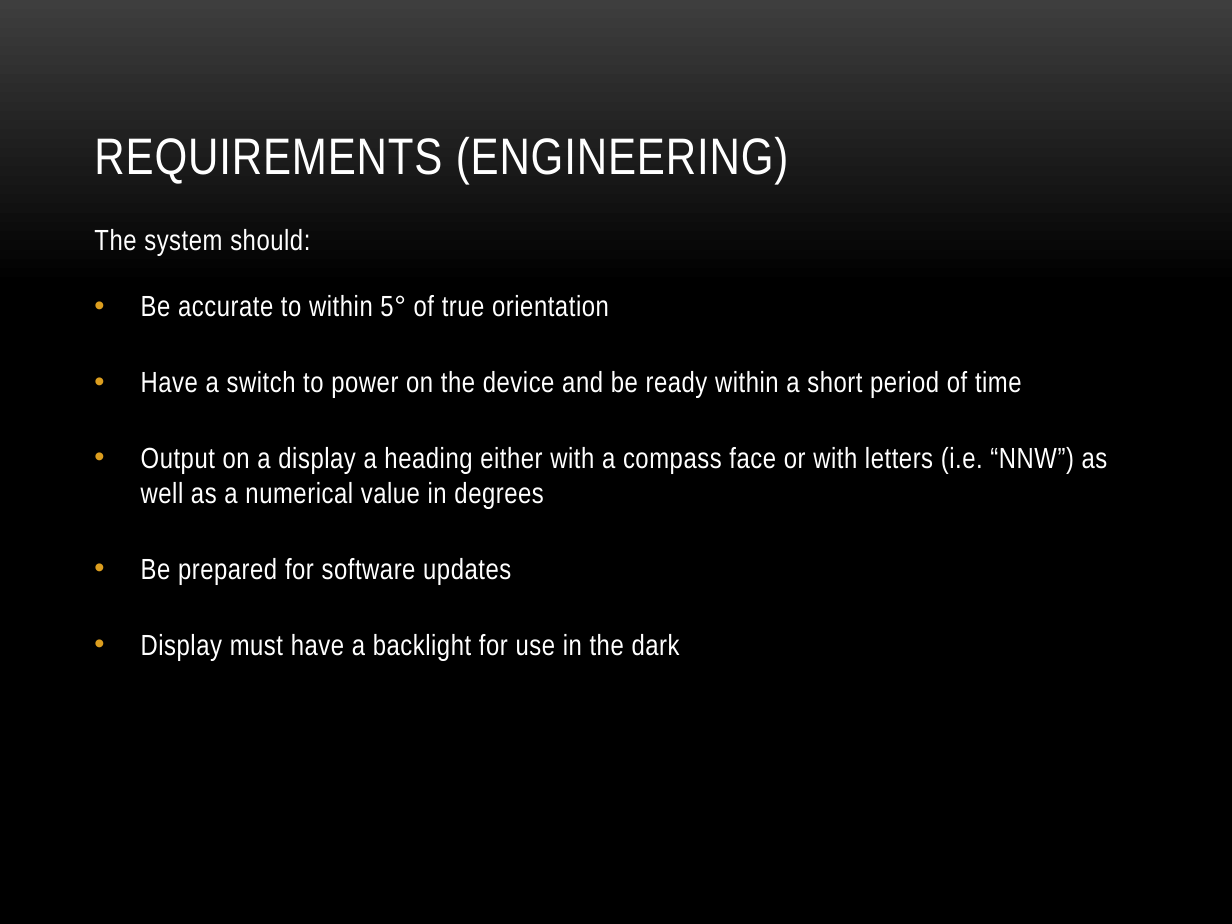
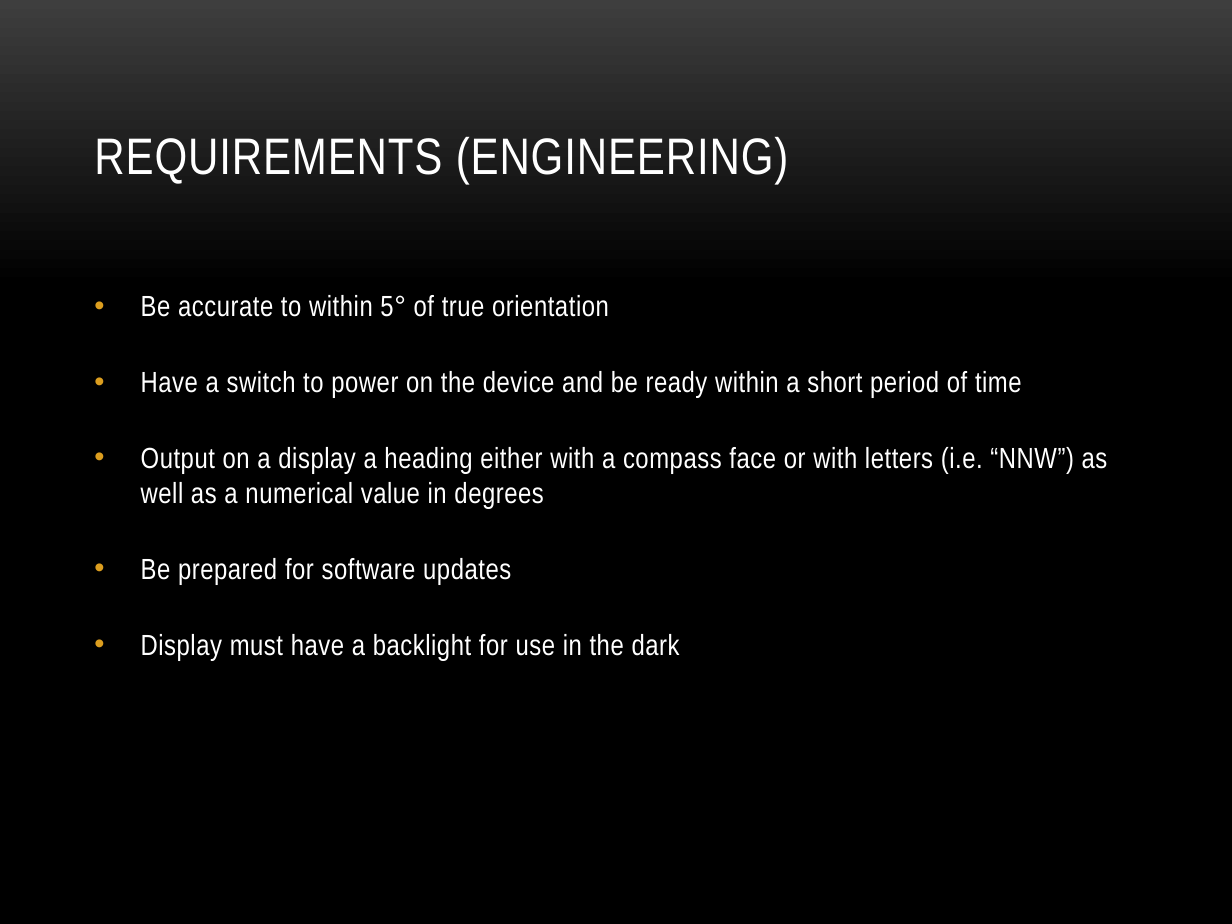
Before and after one commit to dosferatu/electronic-compass, a slide deck: slide 7 of Documentation/Project Documentation/Project Presentation.pptx. Drawn at 1232x924 pixels with LibreOffice and Linux fonts; fonts in the diff are those of the drawing; background and template pictures are left out. Boxes give left, top, right and bottom in pixels: in the first picture for what was removed or moved away, otherwise in the second. Text is boxed around its words. In the diff, an @@ line names an element or a change of style, - is before the commit and + after.

```diff
--- a/Documentation/Project Documentation/Project Presentation.pptx
+++ b/Documentation/Project Documentation/Project Presentation.pptx
@@ text at (94,229,310,256): paragraph removed @@
-The system should:
```
Also in this commit, not shown: 8 other slides changed.
